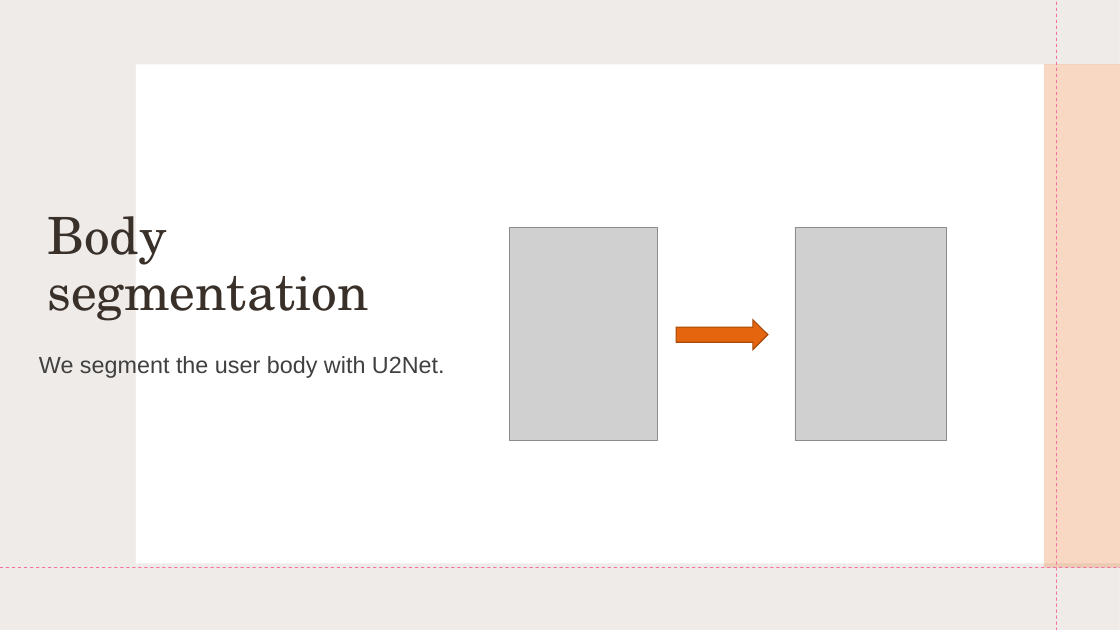
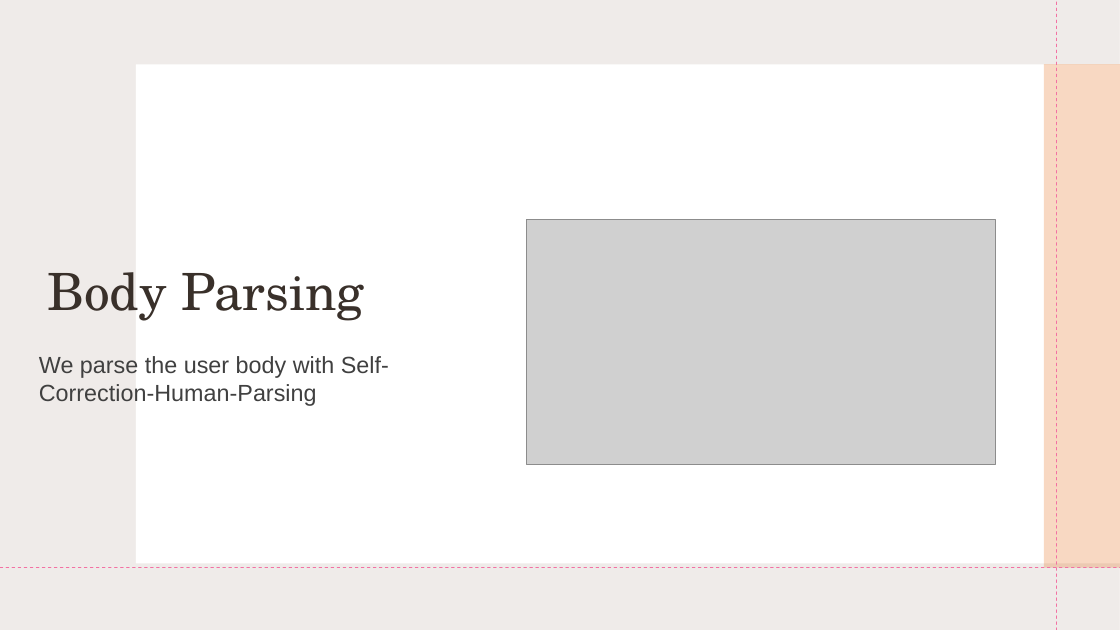
Before and after one commit to shirsneh/virtual_clothes_try_on_assistant, a slide deck: slide 11 of project presentation.pptx. Drawn at 1120x630 pixels with LibreOffice and Linux fonts; fonts in the diff are those of the drawing; grey boxes stand for pictures. Boxes give left, top, right and bottom in pixels: in the first picture for what was removed or moved away, otherwise in the second. Text is boxed around its words. In the diff, an @@ line names an element or a change of style, - is before the commit and + after.

```diff
--- a/project presentation.pptx
+++ b/project presentation.pptx
@@ picture removed at (x1=510, y1=228, x2=658, y2=440) @@
@@ picture added at (x1=527, y1=219, x2=996, y2=465) @@
@@ picture removed at (x1=795, y1=228, x2=946, y2=441) @@
@@ title at (x1=47, y1=272, x2=364, y2=321): text changed @@
-Body segmentation
+Body Parsing
@@ right arrow removed at (x1=676, y1=320, x2=768, y2=350) @@
@@ subtitle at (x1=39, y1=356, x2=389, y2=406): text changed @@
-We segment the user body with U2Net.
+We parse the user body with Self-Correction-Human-Parsing
```
Also in this commit, not shown: 9 other slides changed, 3 slides added, 1 other file.
